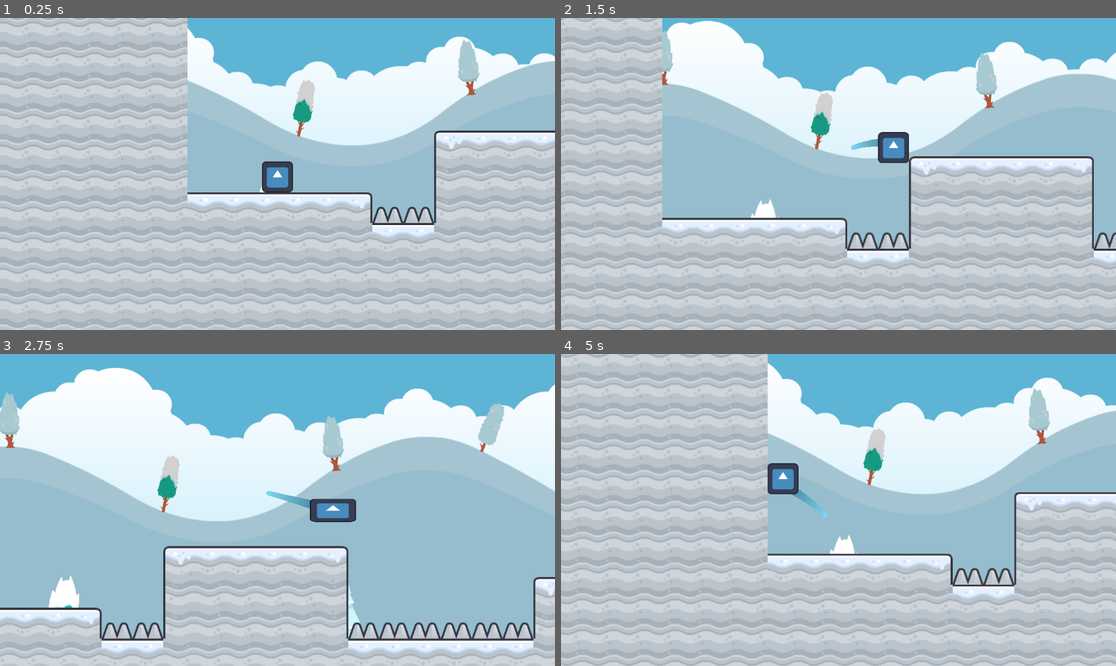
Above: before the commit, frames 1-4 (two rows, left to right).
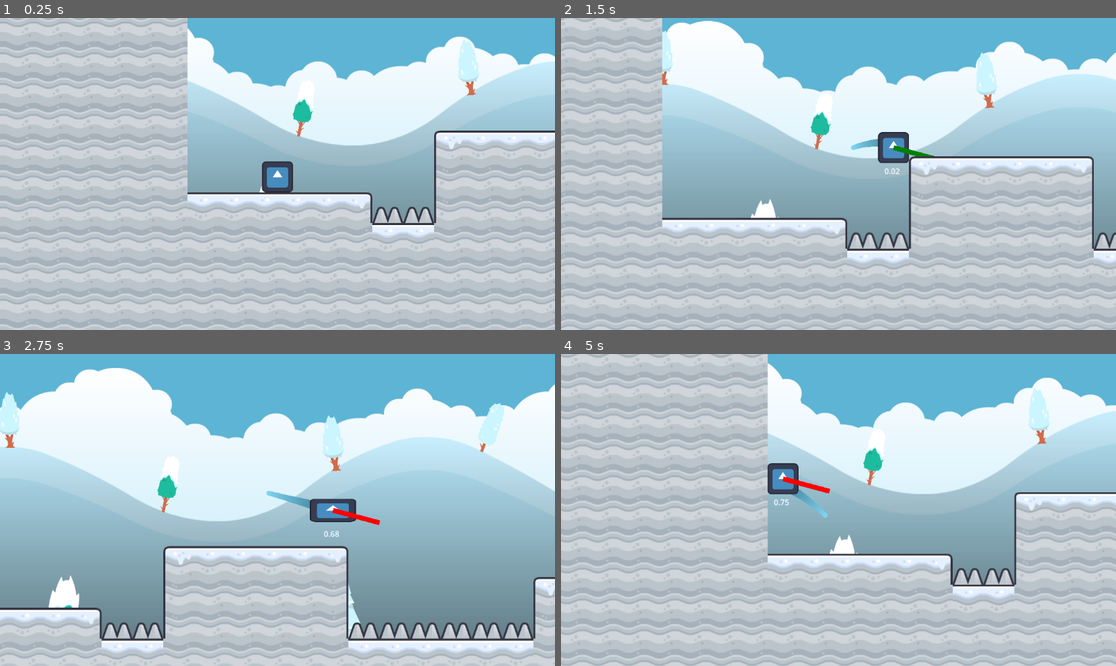
Above: after the commit, the same moments.

Repository: Emarald64/gliding-game
Game: Godot game, scene res://Scenes/main.tscn
The game is run twice, just before and just after one commit, with the same random seed, the same clock (stepped at 60 frames per second) and the same inputs. The engine's default icon, where the game draws it, is replaced by a stand-in: a white triangle on a blue panel in a dark square.
Inputs:
- Up to frame 1 (0.25 s): no input
- Up to frame 2 (1.5 s): tap Enter at 0.5 s; hold Shift (glide) 0.53-1.28 s; hold Right (move_right) from 0.53 s (still down); tap Space (jump) at 0.77 s; tap Shift (glide) at 1.35 s
- Up to frame 3 (2.75 s): tap Space (jump) at 1.52 s; release Right (move_right) at 2.03 s; hold Left (move_left) from 2.03 s (still down); hold Shift (glide) from 2.03 s (still down)
- Up to frame 4 (5 s): release Left (move_left) at 2.78 s; release Shift (glide) at 2.78 s; hold Right (move_right) 2.78-4.28 s; tap Shift (glide) at 2.85, 4.35 s; tap Space (jump) at 3.02, 3.77, 4.52 s; hold Shift (glide) 3.53-4.28 s; tap R (respawn) at 4.15 s; hold Left (move_left) from 4.28 s (still down)

The runs differ from the first frame. In frame 1, 4.0% of the frame differs, in the area x 33-100%, y 6-66%; in frame 2, 8.2%; in frame 3, 18%, in the area x 0-100%, y 12-92%; in frame 4, 5.7%.

Commit message:
added glide angle decay and glide pickup

Diff:
--- /dev/null
+++ b/Scenes/glide_refresher.gd
@@ -0,0 +1,13 @@
+extends Area2D
+
+func collected(player: Node2D) -> void:
+	player.canGlide=true
+	player.glideTime=0.0
+	set_deferred("monitoring",false)
+	hide()
+	$RespawnTimer.start()
+
+
+func respawn() -> void:
+	monitoring=true
+	show()
--- /dev/null
+++ b/Scenes/glide_refresher.tscn
@@ -0,0 +1,27 @@
+[gd_scene load_steps=4 format=3 uid="uid://bl7khb2fdhaj6"]
+
+[ext_resource type="Script" uid="uid://cdsrfd6lfv56n" path="res://Scenes/glide_refresher.gd" id="1_fpyto"]
+[ext_resource type="Texture2D" uid="uid://bt3i66ybacfls" path="res://Assets/pickup.png" id="2_7uhen"]
+
+[sub_resource type="CircleShape2D" id="CircleShape2D_b6dbf"]
+radius = 32.0
+
+[node name="Glide Refresher" type="Area2D"]
+collision_layer = 0
+collision_mask = 8
+script = ExtResource("1_fpyto")
+
+[node name="CollisionShape2D" type="CollisionShape2D" parent="."]
+shape = SubResource("CircleShape2D_b6dbf")
+
+[node name="Sprite2D" type="Sprite2D" parent="."]
+texture_filter = 1
+scale = Vector2(1.5, 1.5)
+texture = ExtResource("2_7uhen")
+
+[node name="RespawnTimer" type="Timer" parent="."]
+wait_time = 5.0
+one_shot = true
+
+[connection signal="body_entered" from="." to="." method="collected"]
+[connection signal="timeout" from="RespawnTimer" to="." method="respawn"]
--- a/Scenes/main.tscn
+++ b/Scenes/main.tscn
@@ -191,6 +191,9 @@
 atlas = ExtResource("5_21xkr")
 region = Rect2(840, 272, 48, 32)
 
+[sub_resource type="PlaceholderTexture2D" id="PlaceholderTexture2D_jkdf5"]
+size = Vector2(32, 32)
+
 [sub_resource type="AtlasTexture" id="AtlasTexture_344ge"]
 atlas = ExtResource("5_21xkr")
 region = Rect2(840, 904, 48, 48)
@@ -198,6 +201,18 @@
 [sub_resource type="AtlasTexture" id="AtlasTexture_21xkr"]
 atlas = ExtResource("5_21xkr")
 region = Rect2(200, 840, 48, 48)
+
+[sub_resource type="CanvasItemMaterial" id="CanvasItemMaterial_jkdf5"]
+blend_mode = 3
+
+[sub_resource type="Gradient" id="Gradient_wsu2k"]
+colors = PackedColorArray(1, 1, 1, 1, 0.35, 0.35, 0.35, 1)
+
+[sub_resource type="GradientTexture2D" id="GradientTexture2D_k12tt"]
+gradient = SubResource("Gradient_wsu2k")
+width = 1536
+height = 600
+fill_to = Vector2(0, 1)
 
 [node name="main" type="Node"]
 
@@ -246,6 +261,46 @@
 theme_override_font_sizes/font_size = 24
 text = " in the air to glide!"
 metadata/_edit_lock_ = true
+
+[node name="Glide Instructions3" type="PanelContainer" parent="."]
+offset_left = 4110.0
+offset_top = 784.0
+offset_right = 4658.0
+offset_bottom = 867.0
+theme_override_styles/panel = SubResource("StyleBoxFlat_6bp64")
+
+[node name="VBoxContainer" type="VBoxContainer" parent="Glide Instructions3"]
+layout_mode = 2
+metadata/_edit_lock_ = true
+
+[node name="Label" type="Label" parent="Glide Instructions3/VBoxContainer"]
+layout_mode = 2
+theme_override_font_sizes/font_size = 24
+text = "After 3 seconds, your glide angle will decrease."
+
+[node name="HBoxContainer" type="HBoxContainer" parent="Glide Instructions3/VBoxContainer"]
+layout_mode = 2
+size_flags_vertical = 0
+
+[node name="Label2" type="Label" parent="Glide Instructions3/VBoxContainer/HBoxContainer"]
+layout_mode = 2
+theme_override_font_sizes/font_size = 24
+text = "Grabbing  "
+
+[node name="TextureRect" type="TextureRect" parent="Glide Instructions3/VBoxContainer/HBoxContainer"]
+texture_filter = 1
+layout_mode = 2
+texture = SubResource("PlaceholderTexture2D_jkdf5")
+
+[node name="Label" type="Label" parent="Glide Instructions3/VBoxContainer/HBoxContainer"]
+layout_mode = 2
+theme_override_font_sizes/font_size = 24
+text = " will refresh your dash time and "
+
+[node name="Label2" type="Label" parent="Glide Instructions3/VBoxContainer"]
+layout_mode = 2
+theme_override_font_sizes/font_size = 24
+text = "allow you dash again midair"
 
 [node name="Glide Instructions2" type="PanelContainer" parent="."]
 offset_left = 2520.0
@@ -329,7 +384,6 @@
 texture = ExtResource("11_d1ilt")
 
 [node name="Parallax2D" type="Parallax2D" parent="."]
-modulate = Color(0.82, 0.82, 0.82, 1)
 z_index = -10
 scroll_scale = Vector2(0.5, 0.5)
 scroll_offset = Vector2(0, 100)
@@ -337,14 +391,21 @@
 repeat_times = 2
 
 [node name="Sprite2D" type="Sprite2D" parent="Parallax2D"]
+clip_children = 2
 scale = Vector2(1.5, 1.5)
 texture = ExtResource("6_hptm8")
 centered = false
 
+[node name="Sprite2D8" type="Sprite2D" parent="Parallax2D/Sprite2D"]
+material = SubResource("CanvasItemMaterial_jkdf5")
+scale = Vector2(0.6666667, 0.6666667)
+texture = SubResource("GradientTexture2D_k12tt")
+centered = false
+
 [node name="Sprite2D2" type="Sprite2D" parent="Parallax2D"]
-position = Vector2(1104.9999, -19.000055)
+position = Vector2(1104.9999, -19.000053)
 rotation = 0.36115956
-scale = Vector2(0.5, 0.5)
+scale = Vector2(0.49999997, 0.49999997)
 texture = ExtResource("7_hptm8")
 
 [node name="Sprite2D3" type="Sprite2D" parent="Parallax2D"]
@@ -360,7 +421,7 @@
 texture = ExtResource("9_6iyac")
 
 [node name="Sprite2D4" type="Sprite2D" parent="Parallax2D"]
-position = Vector2(105.00003, -34.999996)
+position = Vector2(105.00003, -35)
 rotation = -0.0070846975
 scale = Vector2(0.5, 0.5)
 texture = ExtResource("9_6iyac")
@@ -368,7 +429,7 @@
 [node name="Sprite2D5" type="Sprite2D" parent="Parallax2D"]
 position = Vector2(1303, 83.000015)
 rotation = 0.2400295
-scale = Vector2(0.5, 0.5)
+scale = Vector2(0.49999997, 0.49999997)
 texture = ExtResource("10_fdnlq")
 
 [node name="Sprite2D6" type="Sprite2D" parent="Parallax2D"]
@@ -401,4 +462,4 @@
 color = Color(0.7176471, 0.90588236, 0.98039216, 1)
 
 [connection signal="body_entered" from="TileMapLayer/Checkpoint" to="TileMapLayer/Checkpoint" method="activate"]
-[connection signal="body_entered" from="TileMapLayer/@Area2D@36090" to="TileMapLayer/@Area2D@36090" method="activate"]
+[connection signal="body_entered" from="TileMapLayer/@Area2D@41642" to="TileMapLayer/@Area2D@41642" method="activate"]
--- a/Scenes/player.gd
+++ b/Scenes/player.gd
@@ -14,6 +14,7 @@
 const HalfAngleRange=PI/5
 const GlideBoostAngleChangeFactor=StableGlideAngle
 const GlideSpriteScale=Vector2(1.5,0.75)
+const StableGlideTime=3.0
 
 const maxJumpTime:=0.125
 const JUMP_VELOCITY = -300.0
@@ -28,6 +29,7 @@
 
 var glideSpeed:=0.0
 var glideAngle:=0.0
+var glideTime:=0.0
 
 var gliding=false
 var canGlide=false
@@ -40,35 +42,38 @@
 func _physics_process(delta: float) -> void:
 	if not is_on_floor():
 		if gliding:
+			glideTime+=delta
+
 			# Glide movement
 			var maxAngleChange=delta * angleChangeFactor / sqrt(glideSpeed)
 
 			var boost=getGlideBoostAmmount()
 			if boost!=0:print("boost:"+str(boost))
 
-			var target_angle=-(boost*GlideBoostAngleChangeFactor)+StableGlideAngle+(Input.get_axis("glide_up","glide_down")*HalfAngleRange)
-			if target_angle<StableGlideAngle and is_equal_approx(glideSpeed,minGlideSpeed) and boost<=1:
-				target_angle=StableGlideAngle
+			var currentStableAngle=(boost*GlideBoostAngleChangeFactor)+StableGlideAngle+maxf((glideTime-StableGlideTime)*PI/12,0)
+			var target_angle=clampf(currentStableAngle+(Input.get_axis("glide_up","glide_down")*HalfAngleRange),-PI/2,PI/2)
+			if target_angle<currentStableAngle and is_equal_approx(glideSpeed,minGlideSpeed) and boost<1:
+				target_angle=min(currentStableAngle,PI/2)
 			glideAngle=move_toward(glideAngle,target_angle,maxAngleChange)
 
-			if (glideAngle>StableGlideAngle+(boost*GlideBoostAngleChangeFactor))==(boost<=1):
+			if (glideAngle>currentStableAngle+(boost*GlideBoostAngleChangeFactor))==(boost<=1):
 				# Gliding down, Speed up
 				$DebugGlideAngle.default_color=Color.WEB_GREEN
-				glideSpeed=minf(maxGlideSpeed,glideSpeed+delta*glideAccel*(glideAngle-StableGlideAngle)*(1-boost))
+				glideSpeed=minf(maxGlideSpeed,glideSpeed+delta*glideAccel*(glideAngle-currentStableAngle)*(1-boost))
 			else:
 				# Gliding up, Slow down
 				$DebugGlideAngle.default_color=Color.RED
-				glideSpeed=maxf(minGlideSpeed,glideSpeed+delta*glideDecel*(glideAngle-StableGlideAngle)*(1-boost))
+				glideSpeed=maxf(minGlideSpeed,glideSpeed+delta*glideDecel*(glideAngle-currentStableAngle)*(1-boost))
 			velocity=Vector2.from_angle(glideAngle)*glideSpeed
 			if not facingRight:
 				velocity.x*=-1
 			#Debug
-			$DebugGlideSpeed.text=str(roundf(glideSpeed*100)/100)
-			var anglePoint=Vector2.from_angle(glideAngle)*100
+			$DebugGlideSpeed.text=str(roundf(glideTime*100)/100)
+			var anglePoint=Vector2.from_angle(currentStableAngle)*100
 			if not facingRight:
 				anglePoint.x*=-1
 			$DebugGlideAngle.set_point_position(1,anglePoint)
-			#print("glideAngle"+str(glideAngle))
+			print("glideAngle"+str(currentStableAngle))
 			#print("stableAngle"+str(StableGlideAngle+(boost*GlideBoostAngleChangeFactor)))
 
 			if not Input.is_action_pressed('glide') or is_on_wall():
@@ -84,6 +89,8 @@
 				gliding=true
 				glideSpeed=velocity.length()
 				glideAngle=clampf(absf(velocity.angle()+PI/2)-(PI/2),StableGlideAngle-HalfAngleRange,StableGlideAngle+HalfAngleRange)
+				canGlide=false
+				glideTime=0.0
 			velocity.y+=(1000-(getGlideBoostAmmount()*200))*delta
 			if not coyoteStarted:
 				$coyoteTimer.start()
--- a/Scenes/player.tscn
+++ b/Scenes/player.tscn
@@ -25,14 +25,12 @@
 texture = ExtResource("2_6t5aa")
 
 [node name="DebugGlideSpeed" type="Label" parent="."]
-visible = false
 offset_left = -19.0
 offset_top = 37.0
 offset_right = 21.0
 offset_bottom = 60.0
 
 [node name="DebugGlideAngle" type="Line2D" parent="."]
-visible = false
 points = PackedVector2Array(0, 0, 0, 0)
 
 [node name="Hurtbox" type="Area2D" parent="."]
--- a/project.godot
+++ b/project.godot
@@ -68,6 +68,7 @@
 2d_physics/layer_2="death"
 2d_physics/layer_3="glideBooster"
 2d_physics/layer_4="player"
+2d_physics/layer_5="pickup"
 
 [rendering]
 
Binary file added: Assets/pickup.png
Not shown, added: Assets/pickup.png.import
Not shown, added: Scenes/glide_refresher.gd.uid
Not shown: 1 places in Scenes/main.tscn that only renumber resources
Not shown, added: Assets/pickup.pxo
